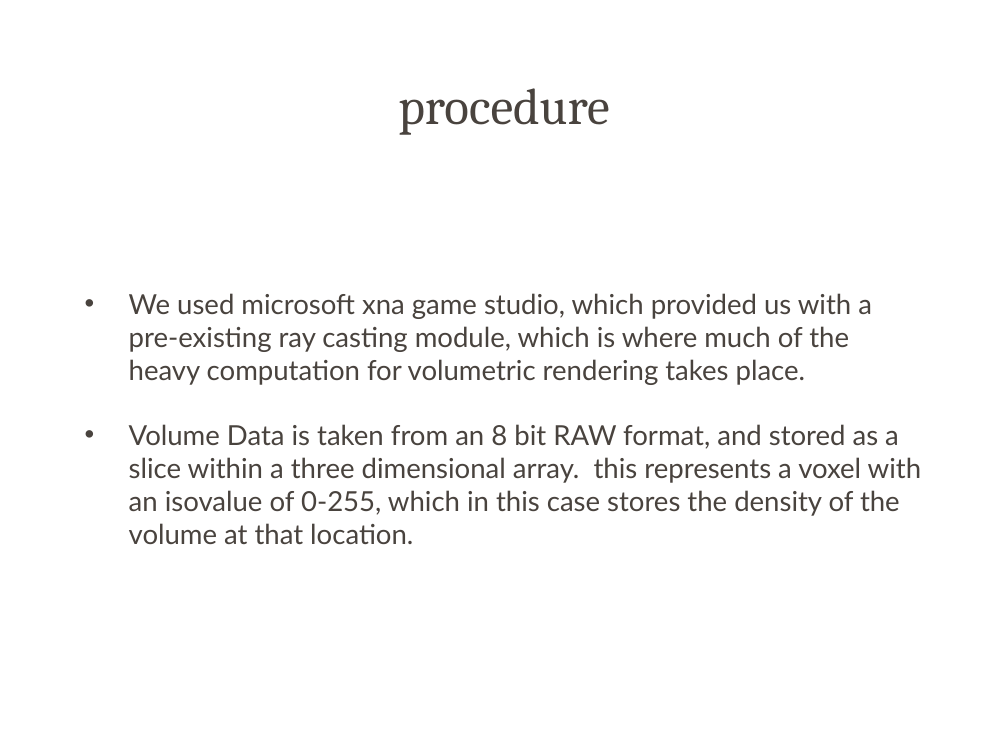
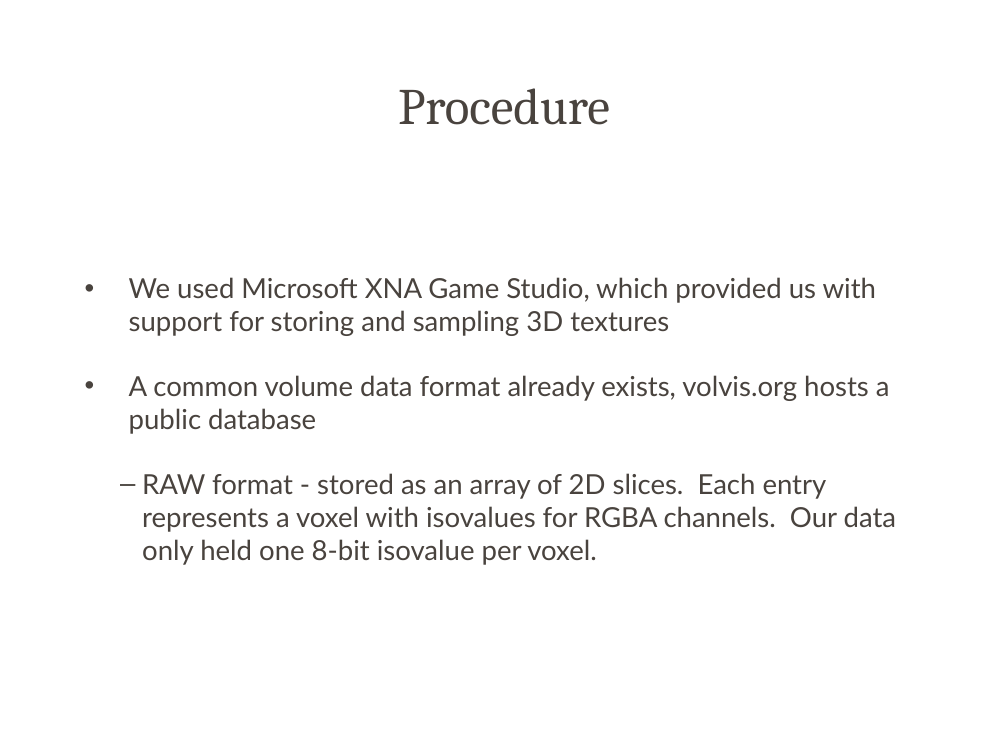
Before and after one commit to deltasquad451/xna-volumetric-renderer, a slide deck: slide 4 of volumerenderer.ppt. Drawn at 1008x756 pixels with LibreOffice and Linux fonts; fonts in the diff are those of the drawing; background and template pictures are left out. Boxes give left, top, right and bottom in pixels: in the first picture for what was removed or moved away, otherwise in the second. Text is boxed around its words. In the diff, an @@ line names an element or a change of style, - is before the commit and + after.

```diff
--- a/volumerenderer.ppt
+++ b/volumerenderer.ppt
@@ title at <box>398,88,610,125</box>: text changed @@
-procedure
+Procedure
@@ text at <box>129,277,896,565</box>: text changed @@
-• We used microsoft xna game studio, which provided us with a pre-existing ray casting module, which is where much of the heavy computation for volumetric rendering takes place.
-• Volume Data is taken from an 8 bit RAW format, and stored as a slice within a three dimensional array. this represents a voxel with an isovalue of 0-255, which in this case stores the density of the volume at that location.
+• We used Microsoft XNA Game Studio, which provided us with support for storing and sampling 3D textures
+• A common volume data format already exists, volvis.org hosts a public database
+  – RAW format - stored as an array of 2D slices. Each entry represents a voxel with isovalues for RGBA channels. Our data only held one 8-bit isovalue per voxel.
```
Also in this commit, not shown: 4 other slides changed, 1 other file.
